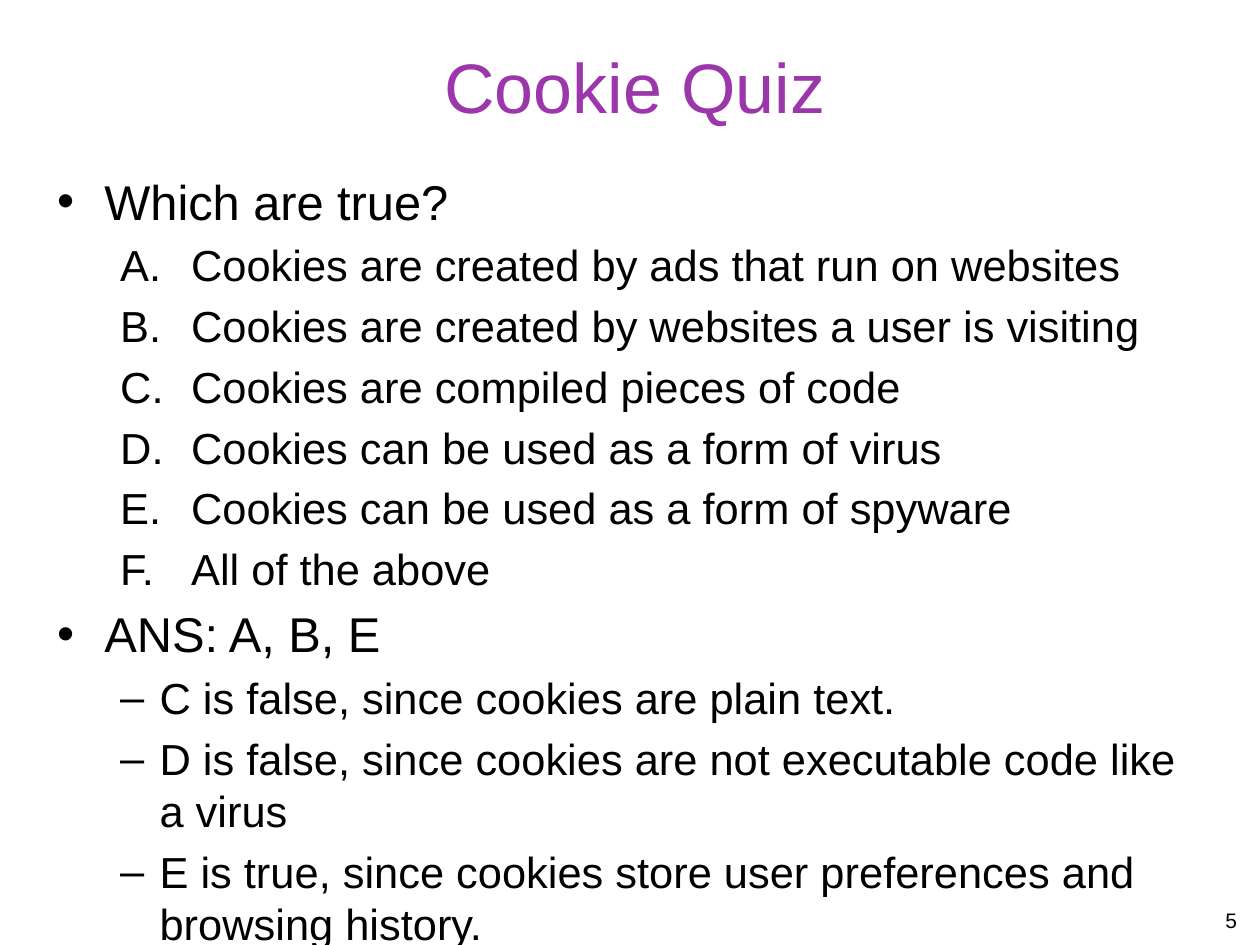
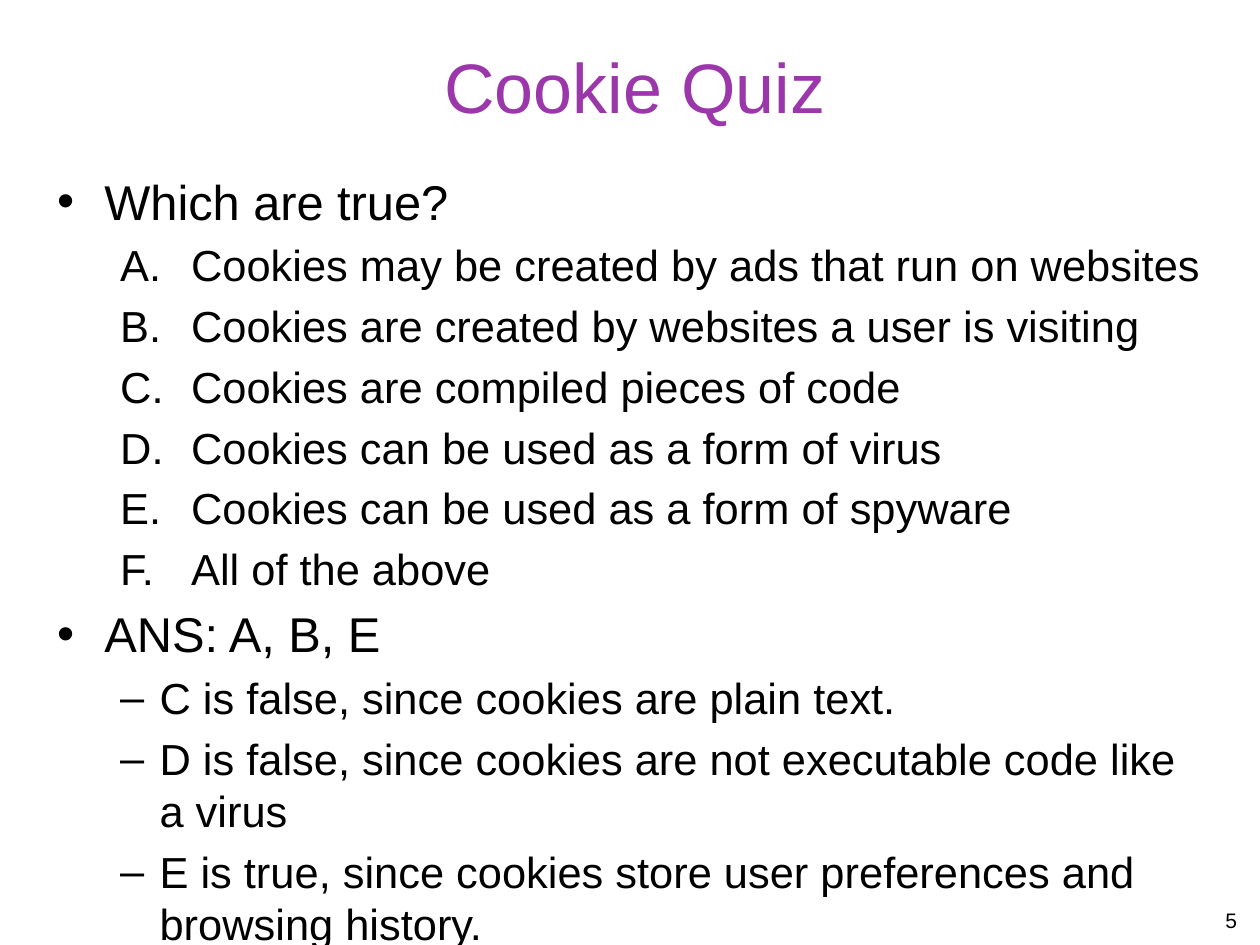
Before and after one commit to gulaoshi/gu.github.io, a slide deck: slide 5 of InfoSec/PPTs/L16-CH25-Web Security.pptx. Drawn at 1260x945 pixels with LibreOffice and Linux fonts; fonts in the diff are those of the drawing. Boxes give left, top, right and bottom in pixels: in the first picture for what was removed or moved away, otherwise in the second. Text is boxed around its words. In the diff, an @@ line names an element or a change of style, - is before the commit and + after.

```diff
--- a/InfoSec/PPTs/L16-CH25-Web Security.pptx
+++ b/InfoSec/PPTs/L16-CH25-Web Security.pptx
@@ text at (x1=191, y1=249, x2=1200, y2=290): text changed @@
-  A. Cookies are created by ads that run on websites
+  A. Cookies may be created by ads that run on websites
```
Also in this commit, not shown: 12 other slides changed, 2 slides removed, 3 other files.
